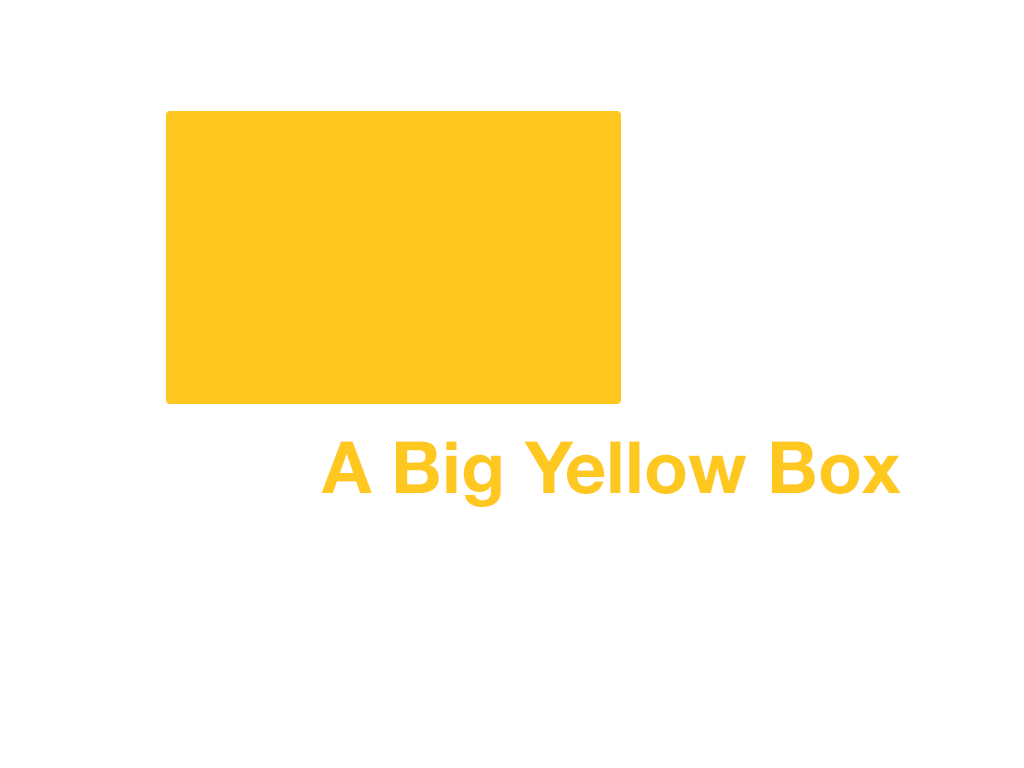
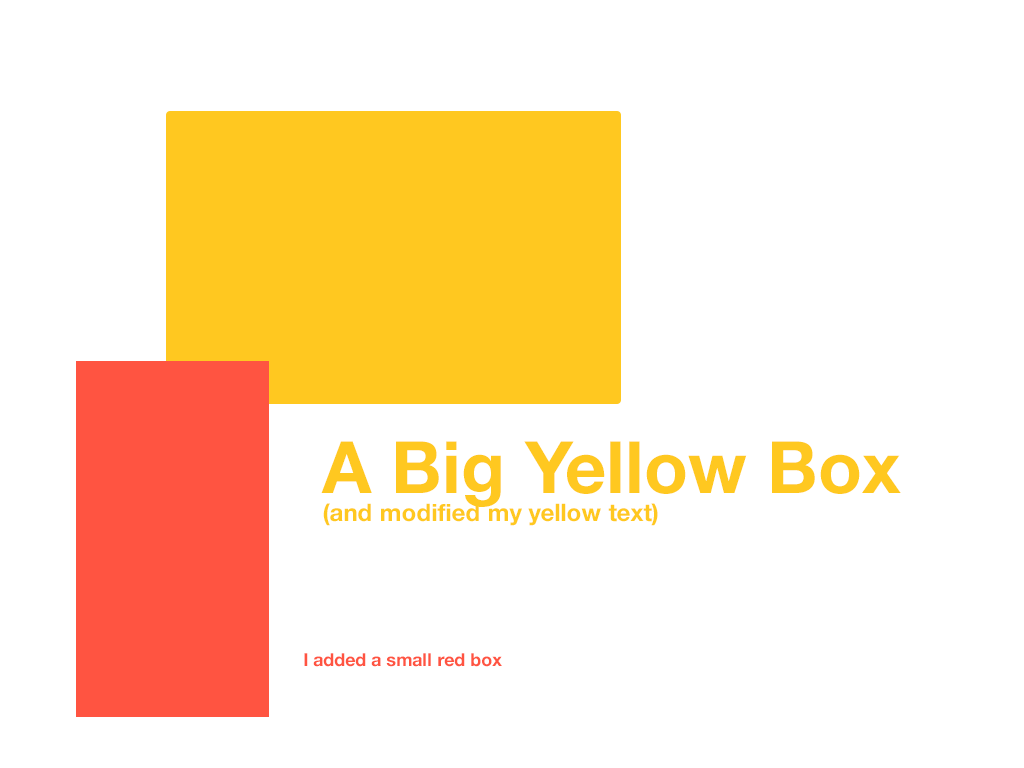
Layered file, before and after one edit (1024 × 768). Changes by layer:
added layer "I added a small red box" above "Rectangle 1" over [304, 653, 502, 667]
added layer "Rectangle 1" above "A Big Yellow Box (and modified my yellow text)" over [76, 361, 269, 717]
renamed "A Big Yellow Box" to "A Big Yellow Box (and modified my yellow text)", painted on it over [323, 503, 658, 526]
